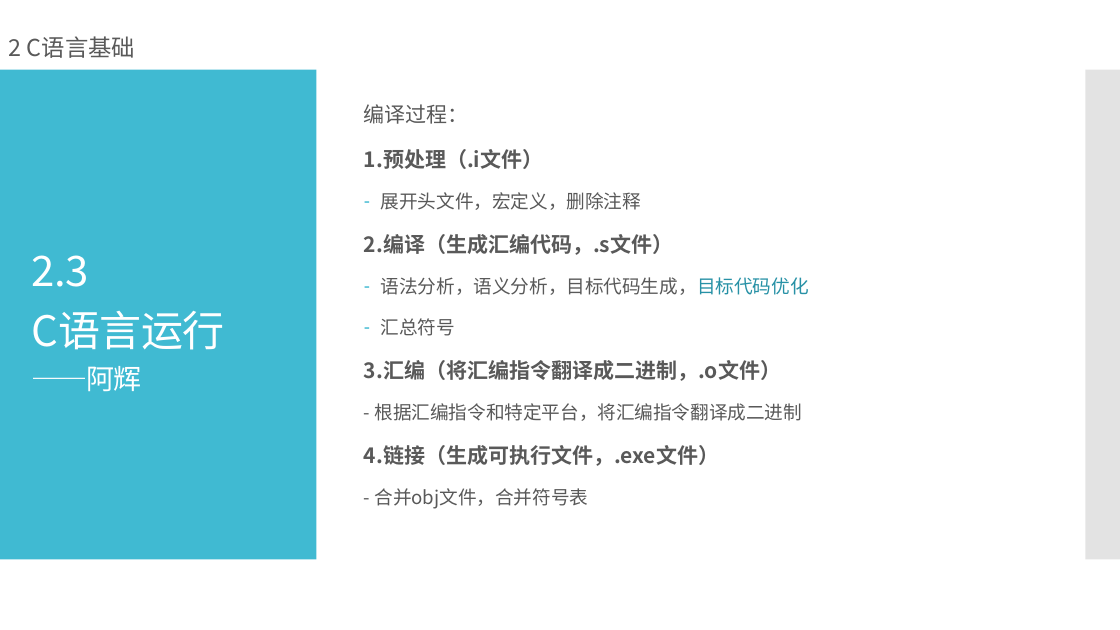
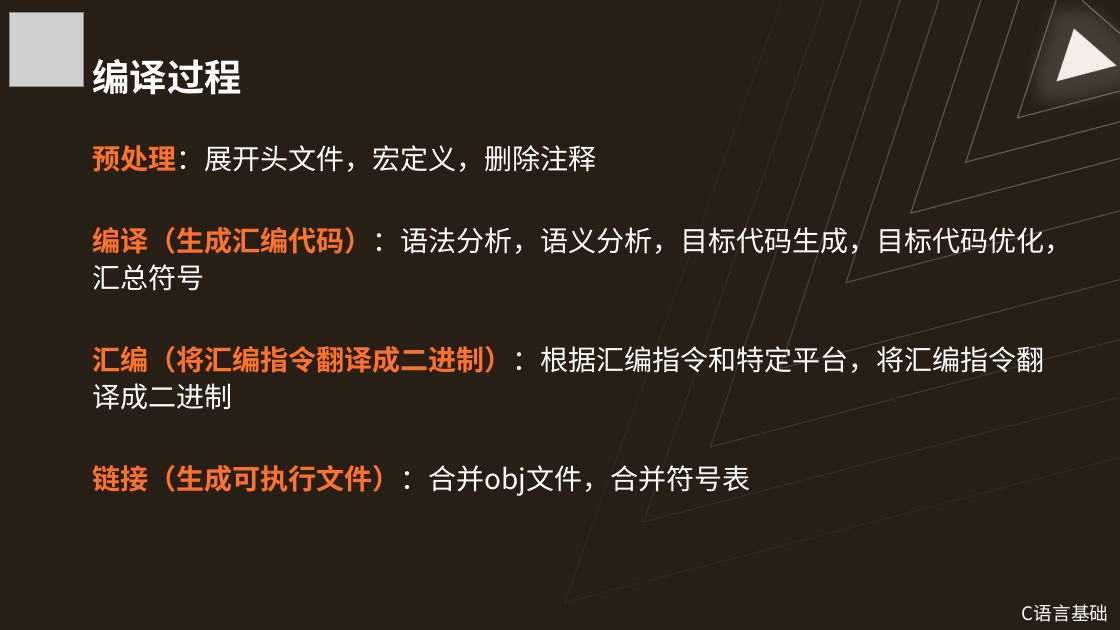
Before and after one commit to Wannerfi/CodingCourse, a slide deck: slide 27 of 2C语言基础.pptx (slide 20 before the commit). Drawn at 1120x630 pixels with LibreOffice and Linux fonts; fonts in the diff are those of the drawing; grey boxes stand for pictures. Boxes give left, top, right and bottom in pixels: in the first picture for what was removed or moved away, otherwise in the second. Text is boxed around its words. In the diff, an @@ line names an element or a change of style, - is before the commit and + after.

```diff
--- a/2C语言基础.pptx
+++ b/2C语言基础.pptx
@@ background #FFFFFF to #271E15 @@
@@ picture added at box(9, 13, 83, 87) @@
@@ freeform shape added at box(565, 0, 1120, 602), outline #FFFFFF 1 pt @@
@@ freeform shape added at box(644, 0, 1120, 522), outline #FFFFFF 1 pt @@
@@ freeform shape added at box(711, 0, 1120, 446), outline #FFFFFF 1 pt @@
@@ freeform shape added at box(781, 0, 1120, 368), outline #FFFFFF 1 pt @@
@@ freeform shape added at box(846, 0, 1120, 282), outline #FFFFFF 1 pt @@
@@ freeform shape added at box(911, 0, 1120, 213), outline #FFFFFF 1 pt @@
@@ freeform shape added at box(966, 0, 1120, 162), outline #FFFFFF 1 pt @@
@@ freeform shape added at box(1017, 0, 1120, 118), outline #FFFFFF 1 pt @@
@@ freeform shape added at box(1057, 29, 1117, 81), fill #F5EEE7, outline #FFFFFF 1 pt @@
@@ freeform shape added at box(1082, 0, 1120, 33), outline #FFFFFF 1 pt @@
@@ text removed at box(9, 36, 135, 58) @@
-2 C语言基础
@@ title added at box(93, 59, 242, 95), 32 pt, text #FFFFFF, bold @@
+编译过程
@@ rectangle removed at box(0, 70, 317, 560) @@
@@ rectangle removed at box(1086, 70, 1120, 560) @@
@@ text "预处理：展开头文件，宏定义，删除注释" at box(93, 145, 1073, 496): vertical alignment middle to bottom @@
@@ text at box(93, 145, 1073, 496): text changed; size 16 to 24 pt; text colour #595959 to #FFFFFF @@
-编译过程：
-1.预处理（.i文件）
-– 展开头文件，宏定义，删除注释
-2.编译（生成汇编代码，.s文件）
-– 语法分析，语义分析，目标代码生成，目标代码优化
-– 汇总符号
-3.汇编（将汇编指令翻译成二进制，.o文件）
-- 根据汇编指令和特定平台，将汇编指令翻译成二进制
-4.链接（生成可执行文件，.exe文件）
-- 合并obj文件，合并符号表
+预处理：展开头文件，宏定义，删除注释
+编译（生成汇编代码）：语法分析，语义分析，目标代码生成，目标代码优化，汇总符号
+汇编（将汇编指令翻译成二进制）：根据汇编指令和特定平台，将汇编指令翻译成二进制
+链接（生成可执行文件）：合并obj文件，合并符号表
@@ title removed at box(32, 255, 225, 392) @@
-2.3
-C语言运行
-——阿辉
@@ text added at box(1022, 604, 1108, 622), 16 pt, text #FFFFFF @@
+C语言基础
```
Also in this commit, not shown: 13 other slides changed, 16 slides added, 16 slides removed.
